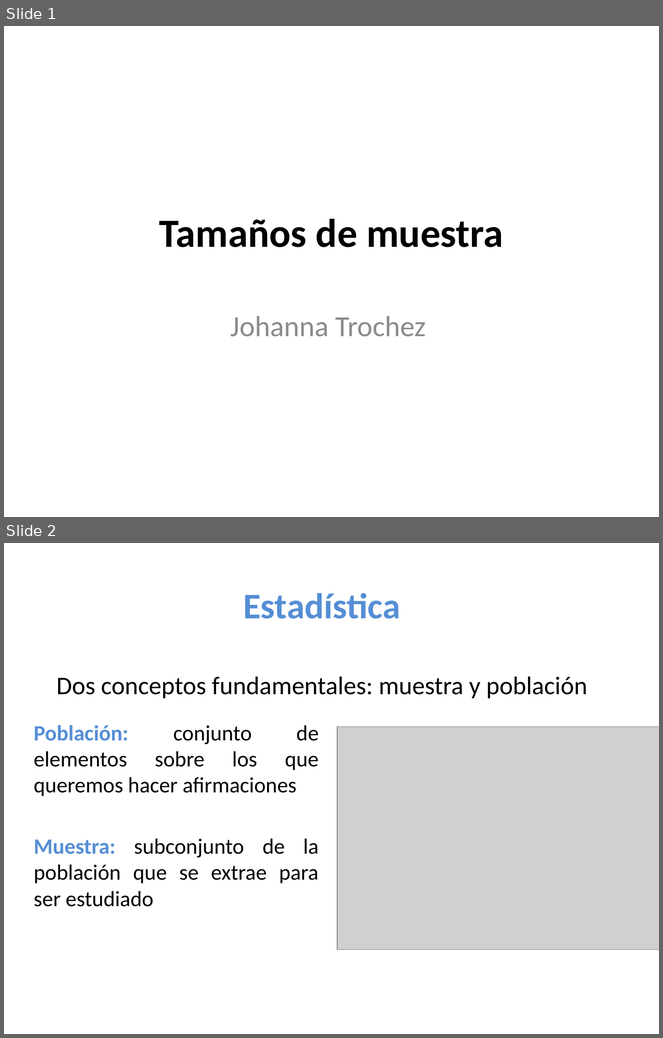
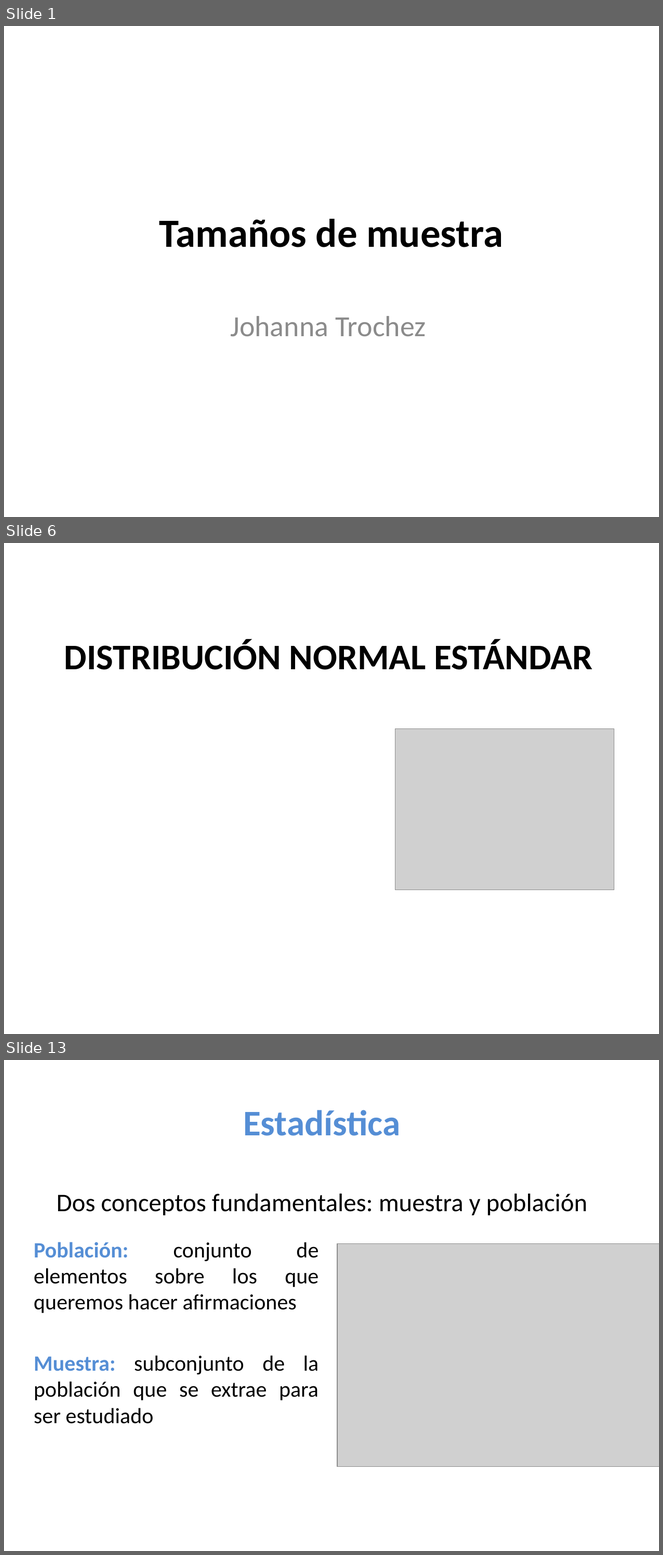
Before and after one commit to estadisticaITM/estadisticaITM.github.io, a slide deck: Tamaños de muestra.pptx. Shown one above the other, each under a label of ours: slides 1 and 2 before the commit, slides 1, 6 and 13 after it; the slides between them are not shown. The pictures are 663x1038 and 663x1555 pixels, drawn with LibreOffice and Linux fonts; fonts in the diff are those of the drawing; grey boxes stand for pictures. Boxes give left, top, right and bottom in pixels: in the first picture for what was removed or moved away, otherwise in the second. Text is boxed around its words. In the diff, an @@ line names an element or a change of style, - is before the commit and + after.

```diff
--- a/Tamaños de muestra.pptx
+++ b/Tamaños de muestra.pptx
@@ slide 6 added at (x1=4, y1=543, x2=659, y2=1034), background #FFFFFF @@
@@ title added at (x1=64, y1=640, x2=593, y2=670), 39.6 pt, text #000000, bold @@
+DISTRIBUCIÓN NORMAL ESTÁNDAR
@@ picture added at (x1=395, y1=729, x2=614, y2=890) @@
@@ what was slide 2 is now slide 13 @@
```
Also in this commit, not shown: 10 other slides added, 13 other files.
